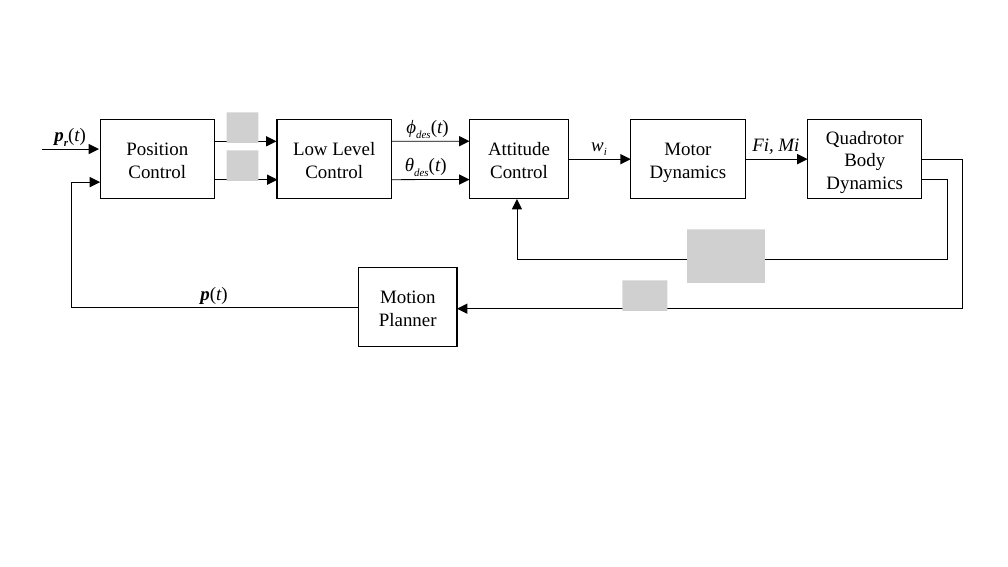
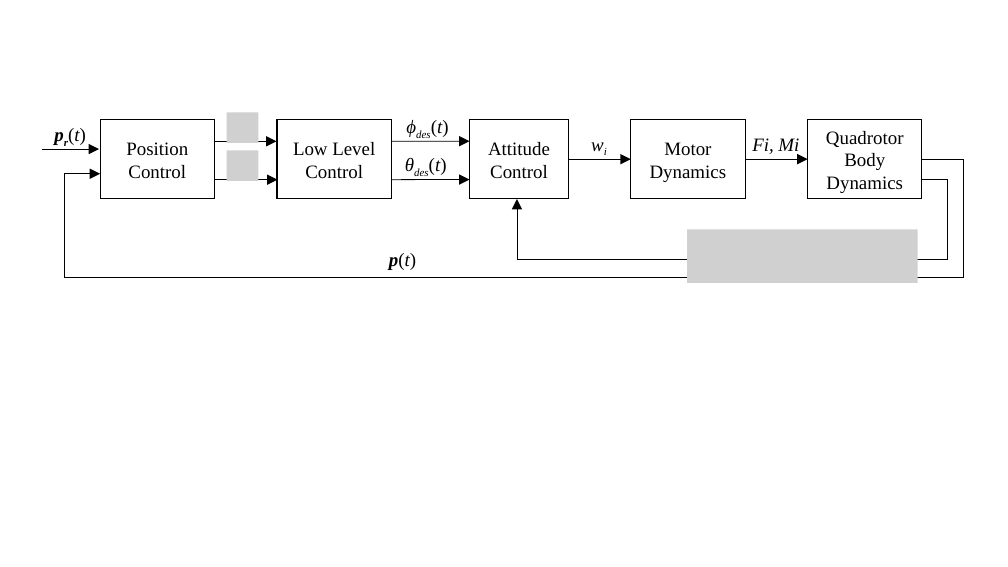
Before and after one commit to rahulpeddi/irospaper2019, a slide deck: slide 3 of images/blocks.pptx (slide 2 before the commit). Drawn at 1008x567 pixels with LibreOffice and Linux fonts; fonts in the diff are those of the drawing; grey boxes stand for pictures. Boxes give left, top, right and bottom in pixels: in the first picture for what was removed or moved away, otherwise in the second. Text is boxed around its words. In the diff, an @@ line names an element or a change of style, - is before the commit and + after.

```diff
--- a/images/blocks.pptx
+++ b/images/blocks.pptx
@@ elbow arrow moved from (923, 160) - (457, 309) to (923, 160) - (100, 174) @@
@@ elbow arrow removed from (358, 307) to (100, 182) @@
@@ picture: place and size @@
-picture at <box>687,229,765,283</box>
+picture at <box>687,229,918,283</box>
@@ rectangle removed at <box>358,268,457,347</box> @@
-Motion Planner
@@ text "p(t)": place and size @@
-text "p(t)" at <box>200,287,227,304</box>
+text "p(t)" at <box>389,253,416,270</box>
@@ picture removed at <box>622,281,668,311</box> @@
```
Also in this commit, not shown: 1 other slide changed, 3 slides added.
